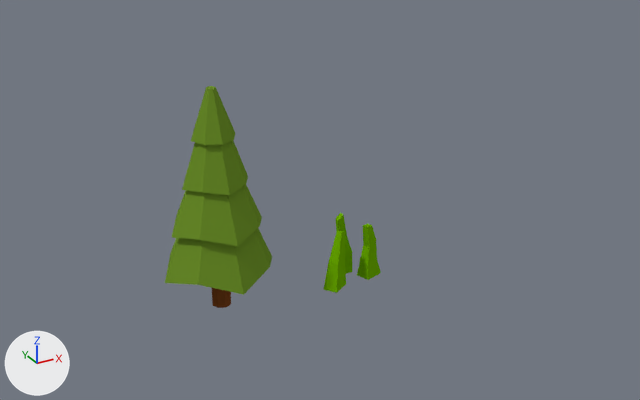
What one commit did to the Blender file Procedural-Generation/Assets/Blender/Foliage.blend.
Rendered twice from a camera (50 mm lens) standing at (-10.13, -17.34, 10.78) and looking at (-0.45, 0.27, 1.97). The lights are fixed; the arrows at lower left show +X, +Y and +Z.

The scene before the commit, as lines of its bpy script (objects in view):
```python
me_cube_001 = bpy.data.meshes.new('Cube.001')
me_cube_001.from_pydata(...)  # 45 vertices, 38 faces; spans x -3.28..3.38, y -5.05..1.0, z -0.01..2.52
me_cube_001.materials.append(mat_grass)  # green #6aaa00
me_cylinder = bpy.data.meshes.new('Cylinder')
me_cylinder.from_pydata(...)  # 80 vertices, 68 faces; spans x -1.36..1.36, y -1.36..1.36, z -0.12..5.22
# faces by material slot: [58, 10]
me_cylinder.materials.append(mat_leaves)  # green #6b8f2b
me_cylinder.materials.append(mat_bark)  # brown #74401b
ob_grass = bpy.data.objects.new('Grass', me_cube_001)
ob_grass.location = (0.0, 0.0, 0.0)
ob_grass.scale = (0.255, 0.183, 0.64)
ob_pine_tree = bpy.data.objects.new('Pine_Tree', me_cylinder)
ob_pine_tree.location = (-3.28, 0.0, 0.1)
```
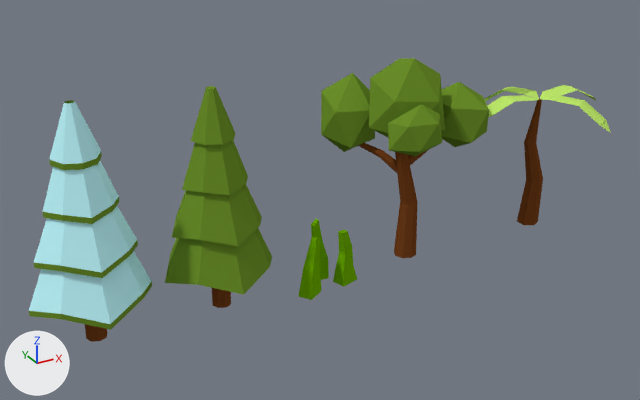
The newer file is also turned or shifted as a whole; pictures and numbers use the older file's frame.

Where the change shows, as pixel boxes (x1, y1, x2, y2) in the pictures (640 x 400 px):
'Pine_TreeSnow', added (cyan)
    after: (29, 100, 152, 342)
    faces in mat_snow (cyan #bef8ff): (29, 102, 152, 324)
    faces in mat_leaves (green #6b8f2b): (29, 100, 152, 330)
    faces in mat_bark (brown #74401b): (85, 324, 107, 342)
'Beach_Tree', added (green)
    after: (321, 58, 489, 258)
    faces in mat_leaves (green #6b8f2b): (321, 58, 489, 156)
    faces in mat_bark (brown #74401b): (358, 143, 428, 258)
'Grass', moved
    before: (323, 212, 381, 293)
    after: (299, 219, 357, 300)
'Cylinder', added
    after: (484, 85, 611, 225)
    faces in mat_bark (brown #74401b): (517, 99, 543, 225)
    faces in mat_palmleaves (green #bde76a): (484, 85, 611, 133)

The change, as a list of edits to the scene's bpy script:
```text
Add mat_snow:
    mat_snow = diffuse_material('Snow')
    mat_snow.base_color = (0.515, 0.943, 1.0)  # cyan #bef9ff
Add mat_palmleaves:
    mat_palmleaves = diffuse_material('PalmLeaves')
    mat_palmleaves.base_color = (0.51, 0.8, 0.144)  # green #bde76a
Add me_cylinder_001:
    me_cylinder_001.from_pydata(...)  # 144 vertices, 132 faces; spans x -1.36..1.36, y -1.36..1.36, z -0.12..5.35
    # faces by material slot: [90, 10, 32]
    me_cylinder_001.materials.append(mat_leaves)  # green #6b8f2b
    me_cylinder_001.materials.append(mat_bark)  # brown #74401b
    me_cylinder_001.materials.append(mat_snow)  # cyan #bef9ff
Add me_cylinder_003:
    me_cylinder_003.from_pydata(...)  # 176 vertices, 184 faces; spans x -6.6..8.8, y -5.3..8.4, z -0.3..19.6
    # faces by material slot: [68, 116]
    me_cylinder_003.materials.append(mat_bark)  # brown #74401b
    me_cylinder_003.materials.append(mat_leaves)  # green #6b8f2b
Add me_cylinder_004:
    me_cylinder_004.from_pydata(...)  # 79 vertices, 49 faces; spans x -6.71..6.71, y -5.73..6.24, z -1.0..11.66
    # faces by material slot: [20, 29]
    me_cylinder_004.materials.append(mat_bark)  # brown #74401b
    me_cylinder_004.materials.append(mat_palmleaves)  # green #bde76a
Change ob_grass:
    ob_grass.location: (0.0, 0.0, 0.0) -> (-0.7, 0.0, 0.0)
Add ob_pine_treesnow:
    ob_pine_treesnow = bpy.data.objects.new('Pine_TreeSnow', me_cylinder_001)
    ob_pine_treesnow.location = (-6.3, 0.0, 0.1)
Add ob_beach_tree:
    ob_beach_tree = bpy.data.objects.new('Beach_Tree', me_cylinder_003)
    ob_beach_tree.location = (1.98, 0.0, 0.1)
    ob_beach_tree.scale = (0.265, 0.265, 0.265)
Add ob_cylinder:
    ob_cylinder = bpy.data.objects.new('Cylinder', me_cylinder_004)
    ob_cylinder.location = (6.17, 0.0, 0.32)
    ob_cylinder.scale = (0.303, 0.303, 0.303)
```
